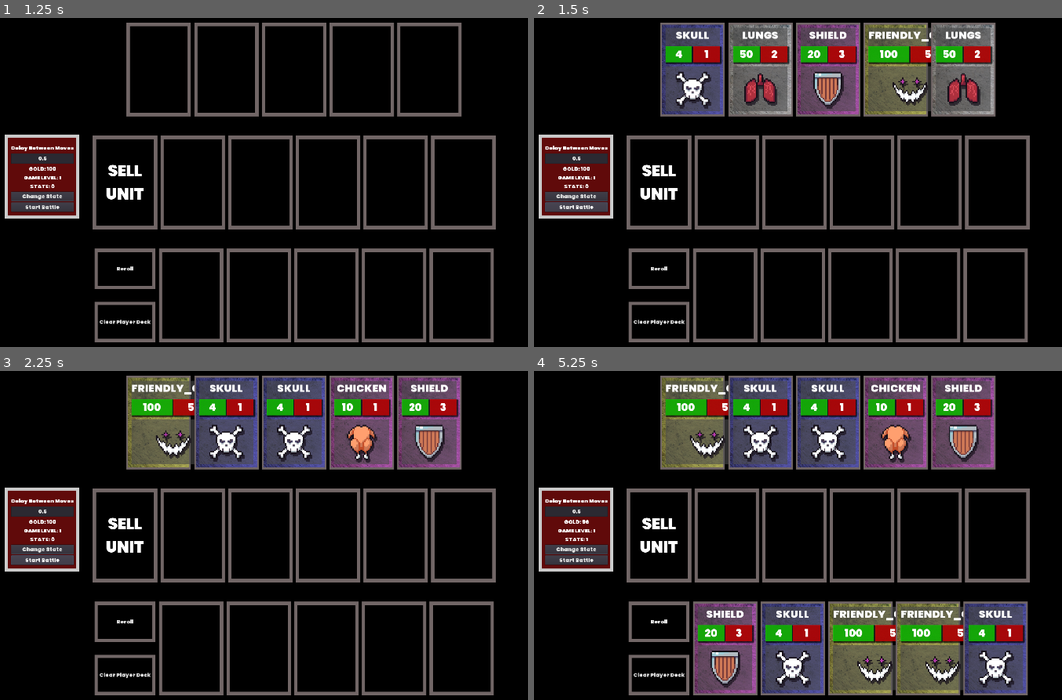
Above: before the commit, frames 1-4 (two rows, left to right).
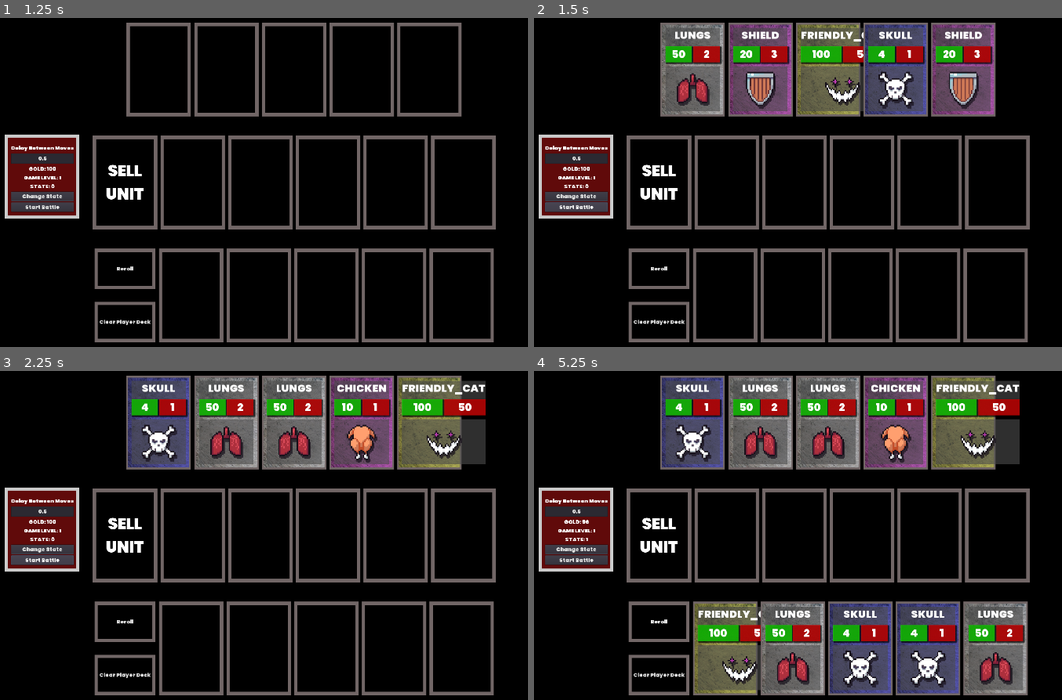
Above: after the commit, the same moments.

Repository: RM35/steel-chalk-asset
Game: Godot game, scene res://main_menu/main_menu.tscn
The game is run twice, just before and just after one commit, with the same random seed, the same clock (stepped at 60 frames per second) and the same inputs.
Inputs:
- Up to frame 1 (1.25 s): click "PLAY" at 0.5 s
- Up to frame 2 (1.5 s): click "Start Battle" at 1.25 s
- Up to frame 3 (2.25 s): click "Start Battle" at 2 s
- Up to frame 4 (5.25 s): click "Reroll" at 2.75 s; click "Clear Player Deck" at 3.5 s; click "Change State" at 4.25 s; click "Reroll" at 5 s

Frame 1 is identical in both runs. In frame 2, 11% of the frame differs, in the area x 24-88%, y 1-30%; in frame 3, 10%; in frame 4, 22%, in the area x 24-94%, y 1-99%.

Commit message:
Get unit data by searching directory

Diff:
--- a/world/world.gd
+++ b/world/world.gd
@@ -9,11 +9,7 @@
 
 #Cards
 onready var unit_scene = preload("res://unit/unit.tscn")
-var card_types: Array = ["res://unit/unit_data/unit_lungs.tres",
-						"res://unit/unit_data/unit_shield.tres",
-						"res://unit/unit_data/unit_skull.tres",
-						"res://unit/unit_data/unit_chicken.tres",
-                        "res://unit/unit_data/unit_friendly_cat.tres"]
+var card_types: Array = card_types_from_directory("res://unit/unit_data/")
 
 #Decks
 onready var enemy_deck = $VB/EnemyCards
@@ -47,6 +43,28 @@
 	$Debug/Panel/MarginContainer/VB/Gold.text = "GOLD: " + str(player_gold)
 	$Debug/Panel/MarginContainer/VB/State.text = "STATE: " + str(game_state)
 
+# Non recursively searches the directory
+func files_with_extension(directory_path: String, extension: String) -> Array:
+	var card_types := []
+	var card_directory := Directory.new()
+
+	extension = extension.trim_prefix(".")
+
+	var result := card_directory.open(directory_path)
+	if result == OK:
+		card_directory.list_dir_begin()
+		var filename := card_directory.get_next()
+		while filename:
+			if filename.get_extension() == extension:
+				card_types.append(directory_path + filename)
+			filename = card_directory.get_next()
+	else:
+		push_error("Error: Couldn't open card directory. Error Code: " + str(result))
+
+	return card_types
+
+func card_types_from_directory(directory_path: String) -> Array:
+	return files_with_extension(directory_path, "tres")
 
 #Debug
 func _on_Reroll_pressed():
